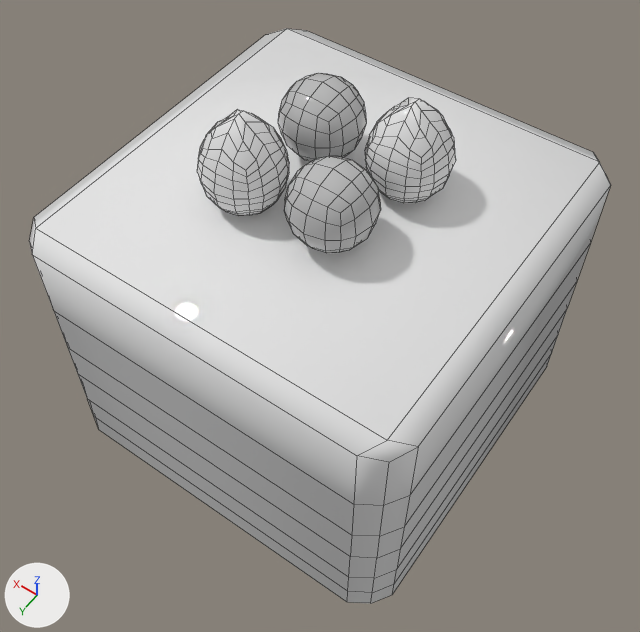
One commit to the FBX model ZooFight-Project/Assets/09.Models/Blocks/Cake_06.fbx: the scene before it, then after it.
The view is the same before and after, from a camera (50 mm lens) standing at (-0.923, 1.322, 2.404) and looking at (-0.045, 0.094, 0.474). The axes (+X, +Y, +Z) are drawn at lower left. The lights are the same throughout. Mesh edges are drawn as thin lines. Where no turn or scale is listed for an object, it has been applied to the vertices.

Script lines for the objects in view, before the commit:
```python
ob_box001 = bpy.data.objects.new('Box001', me_mesh_002)
ob_box001.location = (0.0, 0.0, -0.148)
ob_box002 = bpy.data.objects.new('Box002', me_mesh_004)
ob_box002.location = (0.0, 0.0, -0.148)
ob_cake_berry001 = bpy.data.objects.new('Cake_berry001', me_mesh_001)
ob_cake_berry001.location = (0.0, 0.0, -0.148)
ob_cake_berry002 = bpy.data.objects.new('Cake_berry002', me_mesh_003)
ob_cake_berry002.location = (0.0, 0.0, -0.148)
ob_cake_body001 = bpy.data.objects.new('Cake_body001', me_mesh)
ob_cake_body001.location = (0.0, 0.0, 0.0)
```
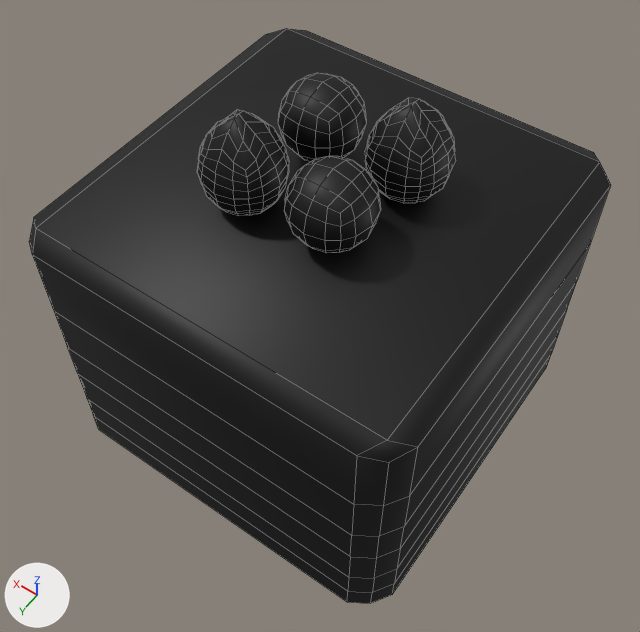
Where the newer file only moved an object's origin or applied its transform, the numbers keep the older frame.

What differs and where, as boxes (x1, y1, x2, y2) in the pictures (640 x 632 px):
'Cake_body001', recoloured, surface changed (white to black)
    both: (29, 28, 611, 603)
'Cake_berry002', recoloured (grey to black)
    both: (198, 109, 289, 216)
'Box001', recoloured (grey to black)
    both: (284, 156, 381, 253)
'Cake_berry001', recoloured (grey to black)
    both: (365, 98, 456, 203)
'Box002', recoloured (grey to black)
    both: (279, 73, 367, 161)

The change, as a diff of the scene's bpy script:
```diff
--- a/ZooFight-Project/Assets/09.Models/Blocks/Cake_06.fbx.py
+++ b/ZooFight-Project/Assets/09.Models/Blocks/Cake_06.fbx.py
@@ mat_03___default @@
 mat_03___default = principled_material('03 - Default')
-mat_03___default.base_color = (0.8, 0.8, 0.8)  # white #e7e7e7
-mat_03___default.roughness = 0.0
+mat_03___default.base_color = (0.0, 0.0, 0.0)  # black #000000
+mat_03___default.roughness = 0.553
@@ mat_01___default @@
 mat_01___default = principled_material('01 - Default')
-mat_01___default.base_color = (0.8, 0.8, 0.8)  # white #e7e7e7
+mat_01___default.base_color = (0.0, 0.0, 0.0)  # black #000000
 mat_01___default.roughness = 0.0
@@ mat_08___default @@
 mat_08___default = principled_material('08 - Default')
-mat_08___default.base_color = (0.5, 0.5, 0.5)  # grey #bcbcbc
+mat_08___default.base_color = (0.0, 0.0, 0.0)  # black #000000
 mat_08___default.roughness = 0.0
```
